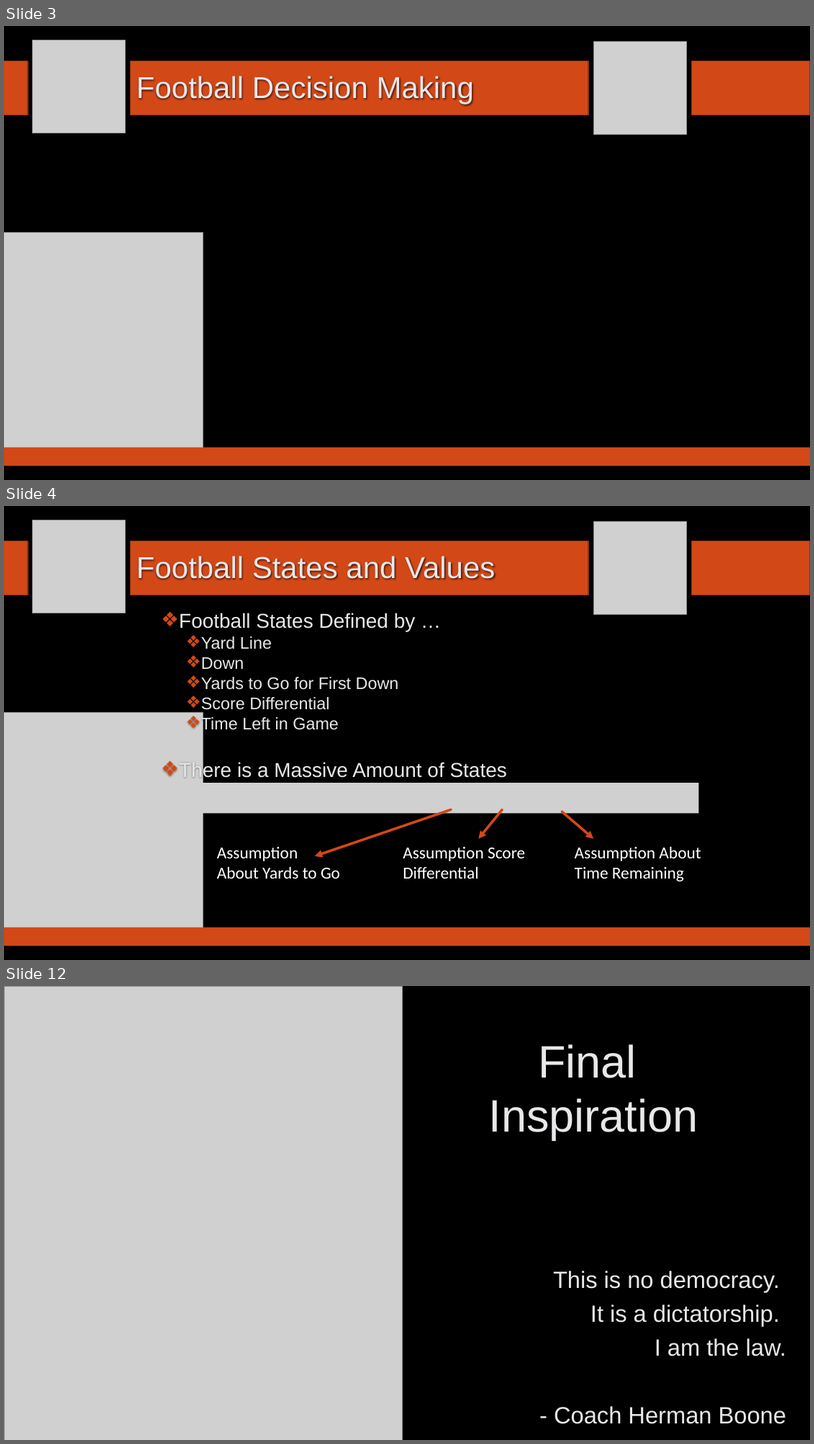
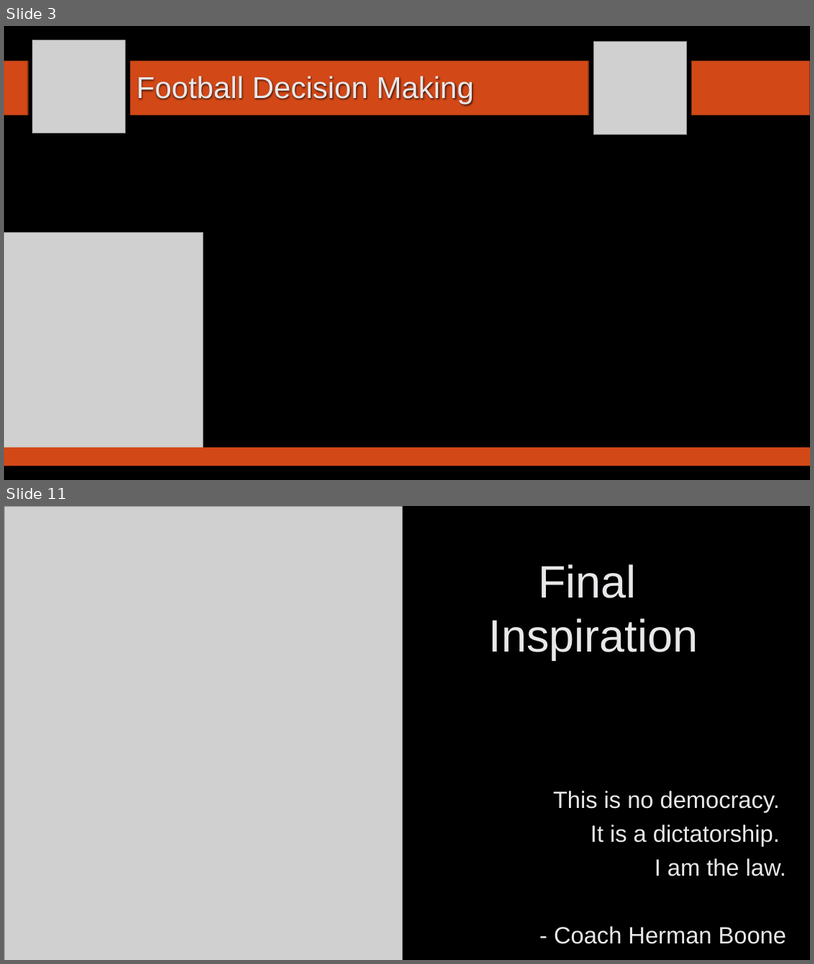
Before and after one commit to SuperMarioGiacomazzo/STOR390_WEBSITE, a slide deck: Slides/Football 4/Footballl_4_Lecture.pptx. Shown one above the other, each under a label of ours: slides 3, 4 and 12 before the commit, slides 3 and 11 after it; the slides between them are not shown. The pictures are 814x1444 and 814x964 pixels, drawn with LibreOffice and Linux fonts; fonts in the diff are those of the drawing; grey boxes stand for pictures; background and template pictures are left out. Boxes give left, top, right and bottom in pixels: in the first picture for what was removed or moved away, otherwise in the second. Text is boxed around its words. In the diff, an @@ line names an element or a change of style, - is before the commit and + after.

```diff
--- a/Slides/Football 4/Footballl_4_Lecture.pptx
+++ b/Slides/Football 4/Footballl_4_Lecture.pptx
@@ slide 4 removed at [4,506,810,960], background picture (left out) @@
@@ picture removed at [32,520,126,613] @@
@@ picture removed at [594,521,687,614] @@
@@ rectangle removed at [4,541,28,595] @@
@@ rectangle removed at [131,541,589,595] @@
@@ rectangle removed at [692,541,810,595] @@
@@ title removed at [136,556,495,580] @@
-Football States and Values
@@ text removed at [179,613,507,780] @@
-❖ Football States Defined by …
-  ❖ Yard Line
-  ❖ Down
-  ❖ Yards to Go for First Down
-  ❖ Score Differential
-  ❖ Time Left in Game
-❖ There is a Massive Amount of States
@@ picture removed at [4,713,203,928] @@
@@ picture removed at [175,782,700,813] @@
@@ arrow removed from (451, 810) to (315, 856) @@
@@ arrow removed from (502, 810) to (479, 839) @@
@@ arrow removed from (563, 811) to (594, 839) @@
@@ text removed at [217,847,340,878] @@
-Assumption About Yards to Go
@@ text removed at [403,847,525,878] @@
-Assumption Score Differential
@@ text removed at [575,846,701,881] @@
-Assumption About Time Remaining
@@ rectangle removed at [4,927,810,946] @@
@@ what was slide 12 is now slide 11 @@
```
Also in this commit, not shown: 1 slide changed, 7 slides added, 7 other slides removed, 6 other files.
